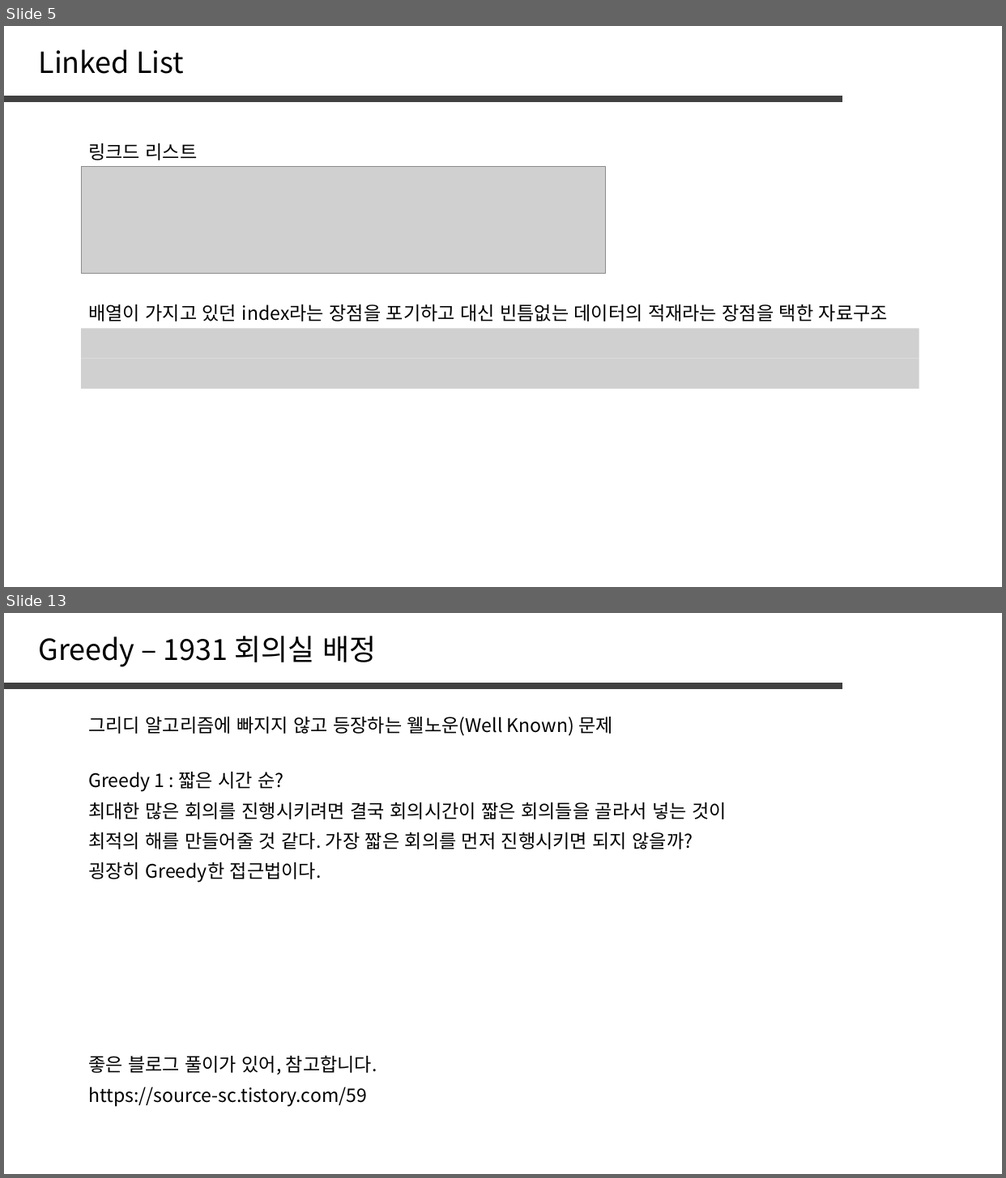
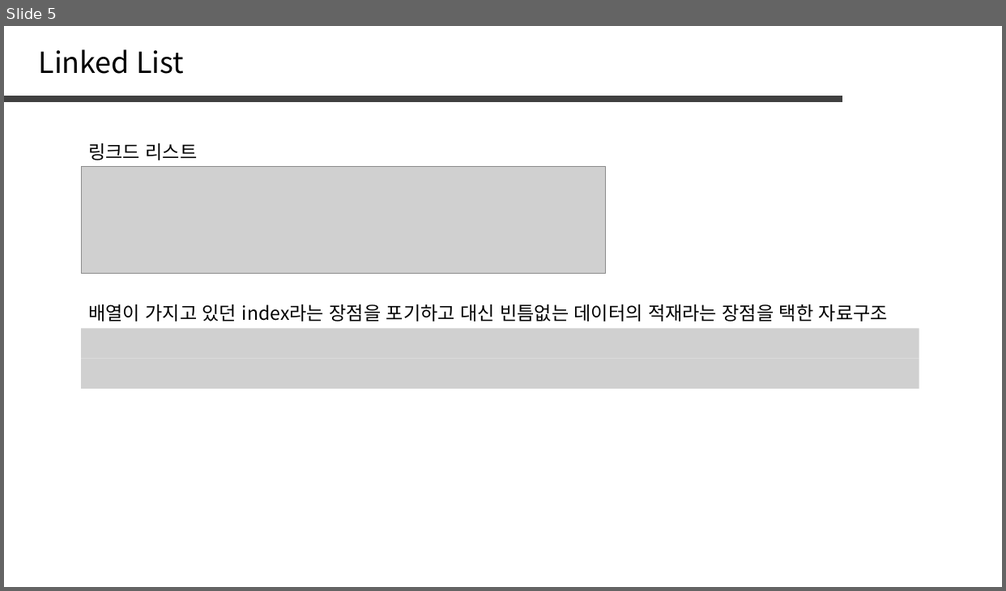
Before and after one commit to jaehoo1/PS-study, a slide deck: study/7_Stack, Queue, List.pptx. Shown one above the other, each under a label of ours: slides 5 and 13 before the commit, slide 5 after it; the slides between them are not shown. The pictures are 1006x1178 and 1006x591 pixels, drawn with LibreOffice and Linux fonts; fonts in the diff are those of the drawing; grey boxes stand for pictures. Boxes give left, top, right and bottom in pixels: in the first picture for what was removed or moved away, otherwise in the second. Text is boxed around its words. In the diff, an @@ line names an element or a change of style, - is before the commit and + after.

```diff
--- a/study/7_Stack, Queue, List.pptx
+++ b/study/7_Stack, Queue, List.pptx
@@ slide 13 removed at [4,613,1002,1174], background #FFFFFF @@
@@ text removed at [39,636,377,667] @@
-Greedy – 1931 회의실 배정
@@ line removed from (4, 686) to (842, 686) @@
@@ text removed at [88,717,613,736] @@
-그리디 알고리즘에 빠지지 않고 등장하는 웰노운(Well Known) 문제
@@ text removed at [88,772,284,792] @@
-Greedy 1 : 짧은 시간 순?
@@ text removed at [88,803,727,820] @@
-최대한 많은 회의를 진행시키려면 결국 회의시간이 짧은 회의들을 골라서 넣는 것이
@@ text removed at [88,833,693,850] @@
-최적의 해를 만들어줄 것 같다. 가장 짧은 회의를 먼저 진행시키면 되지 않을까?
@@ text removed at [88,862,322,883] @@
-굉장히 Greedy한 접근법이다.
@@ text removed at [88,1055,377,1075] @@
-좋은 블로그 풀이가 있어, 참고합니다.
@@ text removed at [88,1087,367,1106] @@
-https://source-sc.tistory.com/59
```
Also in this commit, not shown: 2 slides changed, 7 slides added, 30 other slides removed.
